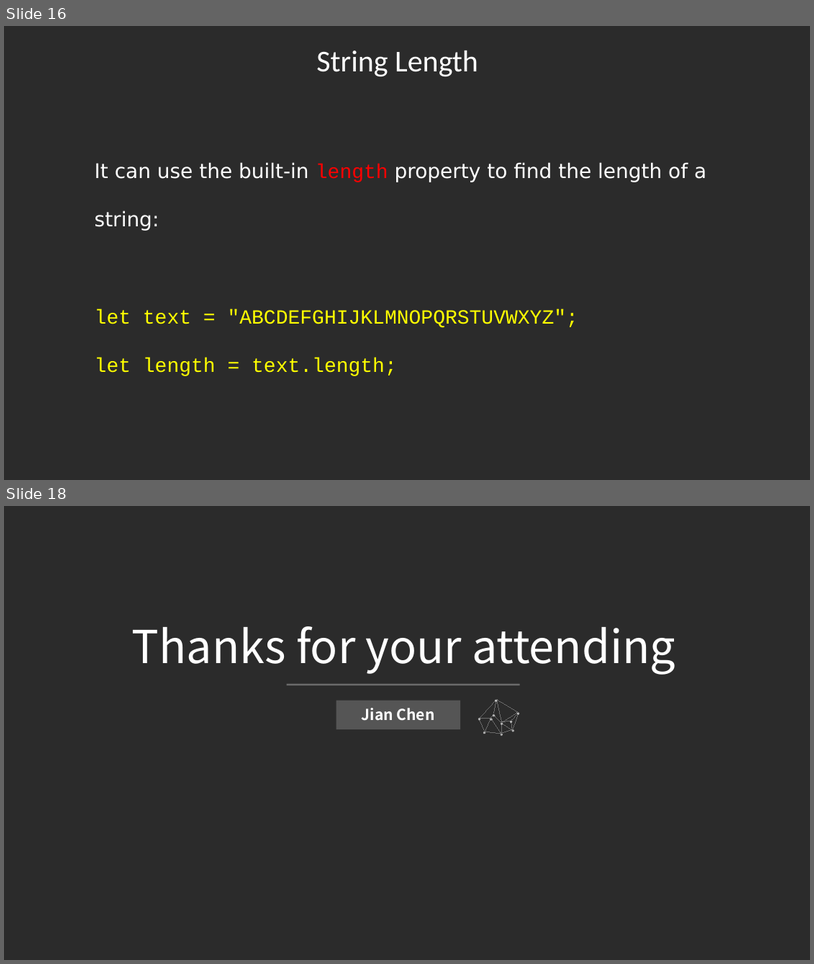
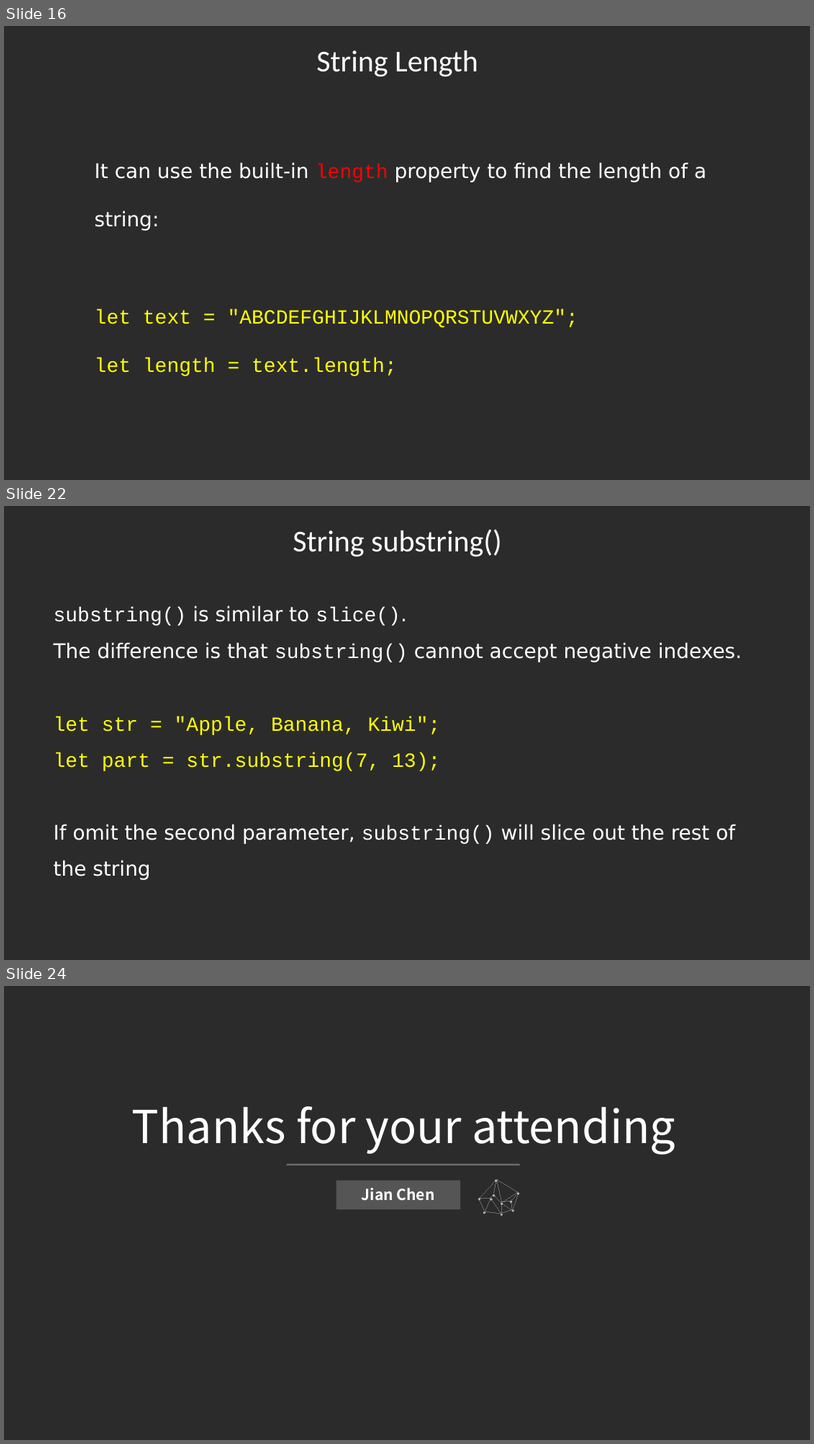
Before and after one commit to jianchentech/WebCamp, a slide deck: WebLecture/Lecture13-Javascript4.pptx. Shown one above the other, each under a label of ours: slides 16 and 18 before the commit, slides 16, 22 and 24 after it; the slides between them are not shown. The pictures are 814x964 and 814x1444 pixels, drawn with LibreOffice and Linux fonts; fonts in the diff are those of the drawing; background and template pictures are left out; a plain dark background stands for a picture behind light text. Boxes give left, top, right and bottom in pixels: in the first picture for what was removed or moved away, otherwise in the second. Text is boxed around its words. In the diff, an @@ line names an element or a change of style, - is before the commit and + after.

```diff
--- a/WebLecture/Lecture13-Javascript4.pptx
+++ b/WebLecture/Lecture13-Javascript4.pptx
@@ slide 22 added at box(4, 506, 810, 960), background picture (left out) @@
@@ text added at box(293, 529, 502, 557), 36 pt, text #FFFFFF @@
+String substring()
@@ text added at box(54, 605, 742, 880), 24 pt, text #FFFFFF @@
+substring() is similar to slice().
+The difference is that substring() cannot accept negative indexes.
+let str = "Apple, Banana, Kiwi";
+let part = str.substring(7, 13);
+If omit the second parameter, substring() will slice out the rest of the string
@@ what was slide 18 is now slide 24 @@
```
Also in this commit, not shown: 6 other slides added, 1 slide removed.
